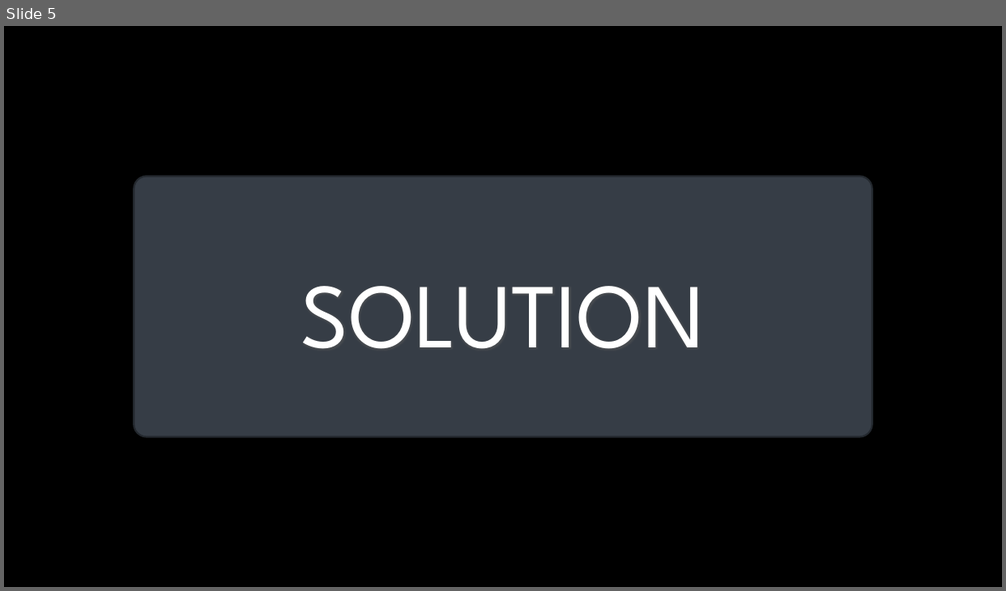
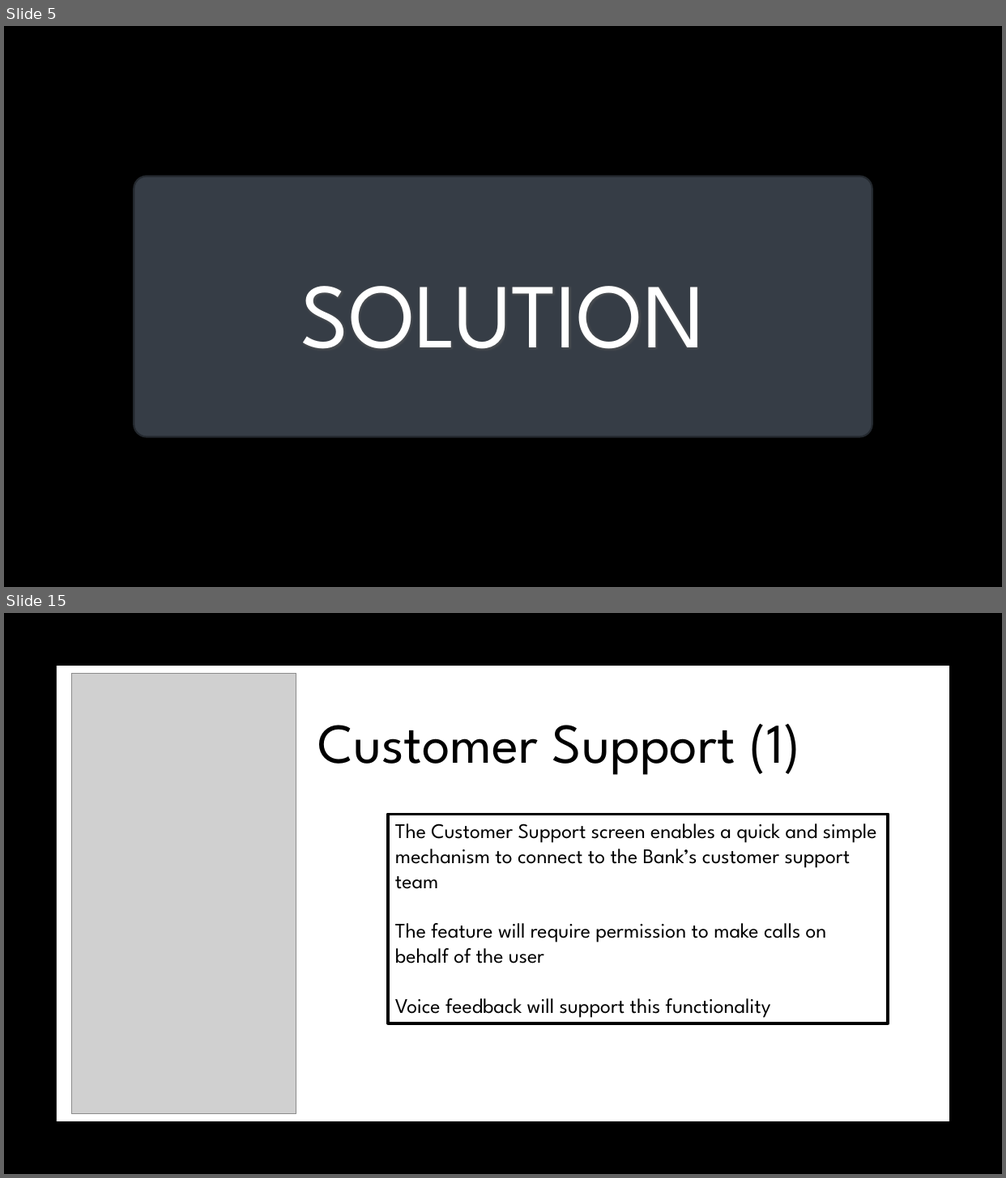
Before and after one commit to robobot97/GradHackTeam30, a slide deck: GradHack Project Presentation.pptx. Shown one above the other, each under a label of ours: slide 5 before the commit, slides 5 and 15 after it; the slides between them are not shown. The pictures are 1006x591 and 1006x1178 pixels, drawn with LibreOffice and Linux fonts; fonts in the diff are those of the drawing; grey boxes stand for pictures; background and template pictures are left out. Boxes give left, top, right and bottom in pixels: in the first picture for what was removed or moved away, otherwise in the second. Text is boxed around its words. In the diff, an @@ line names an element or a change of style, - is before the commit and + after.

```diff
--- a/GradHack Project Presentation.pptx
+++ b/GradHack Project Presentation.pptx
@@ slide 15 added at bbox=[4, 613, 1002, 1174], background picture (left out) @@
@@ rectangle added at bbox=[57, 666, 949, 1122], fill #FFFFFF @@
@@ picture added at bbox=[71, 673, 296, 1114] @@
@@ text added at bbox=[318, 724, 800, 775], 54 pt, text #000000 @@
+Customer Support (1)
@@ rectangle added at bbox=[388, 815, 889, 1023], fill #FFFFFF, outline #000000 3 pt, 20 pt, text #000000 @@
+The Customer Support screen enables a quick and simple mechanism to connect to the Bank’s customer support team
+The feature will require permission to make calls on behalf of the user
+Voice feedback will support this functionality
```
Also in this commit, not shown: 4 slides changed, 12 other slides added, 2 slides removed, 11 other files.
